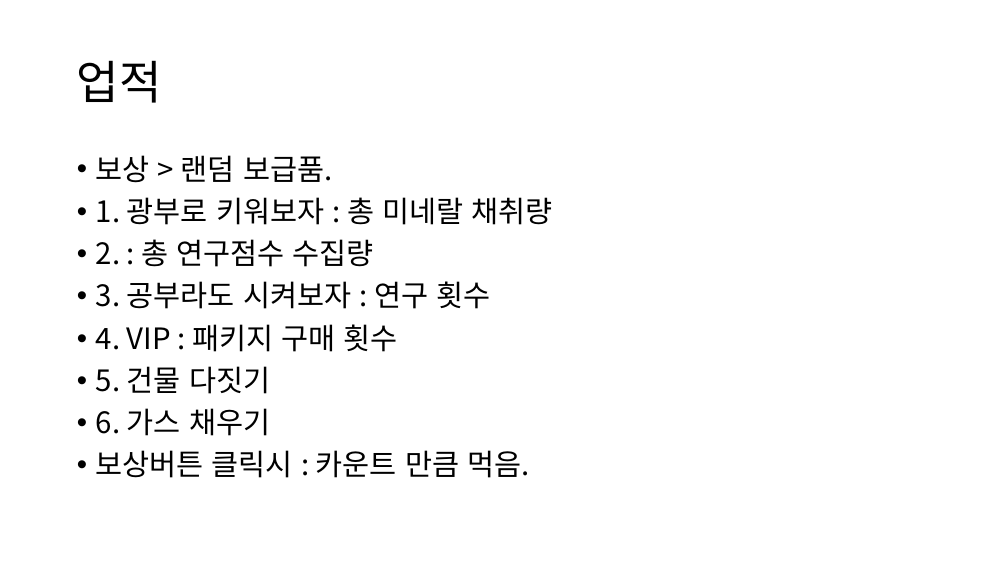
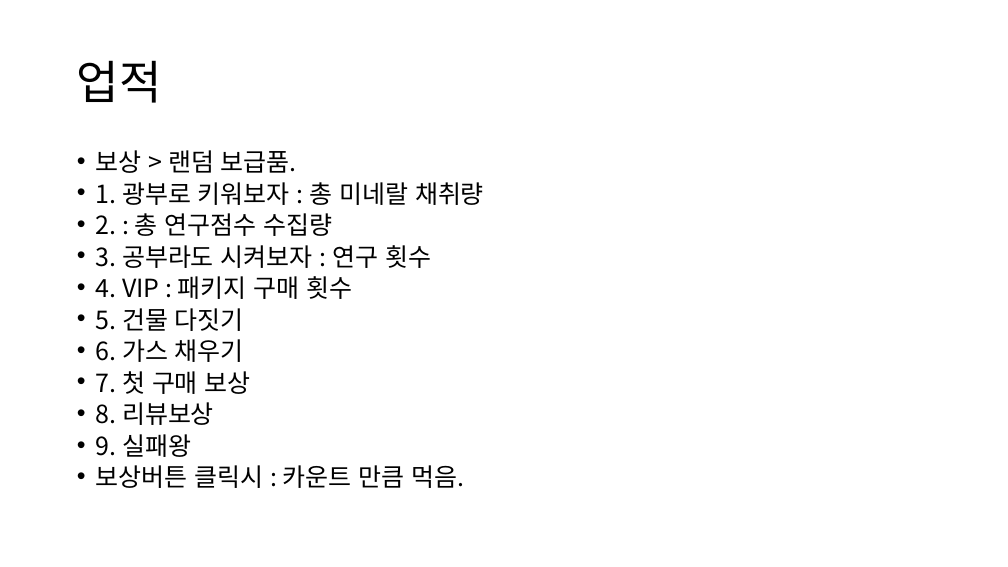
Before and after one commit to SungMinseok/IdleTerran1, a slide deck: slide 18 of SCV 24 기획안.pptx. Drawn at 1008x567 pixels with LibreOffice and Linux fonts; fonts in the diff are those of the drawing. Boxes give left, top, right and bottom in pixels: in the first picture for what was removed or moved away, otherwise in the second. Text is boxed around its words. In the diff, an @@ line names an element or a change of style, - is before the commit and + after.

```diff
--- a/SCV 24 기획안.pptx
+++ b/SCV 24 기획안.pptx
@@ text at box(96, 150, 484, 488): size 28 to 23.8 pt in "보상 > 랜덤 보급품.", "1. 광부로 키워보자 : 총 미네랄 채취량", "2. : 총 연구점수 수집량", "3. 공부라도 시켜보자 : 연구 횟수" and 4 more places; line spacing 0.9 to 0.7 @@
@@ text at box(96, 371, 251, 457): paragraphs added @@
+• 7. 첫 구매 보상
+• 8. 리뷰보상
+• 9. 실패왕
```
Also in this commit, not shown: 4 slides added, 22 other files.
